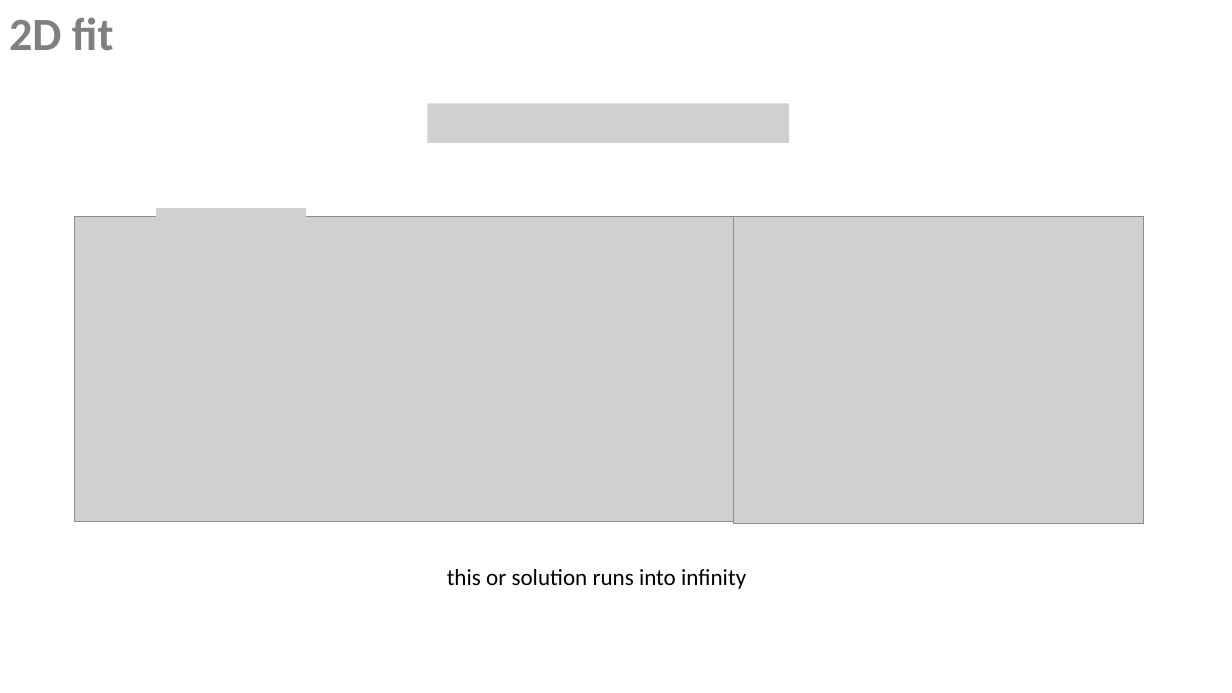
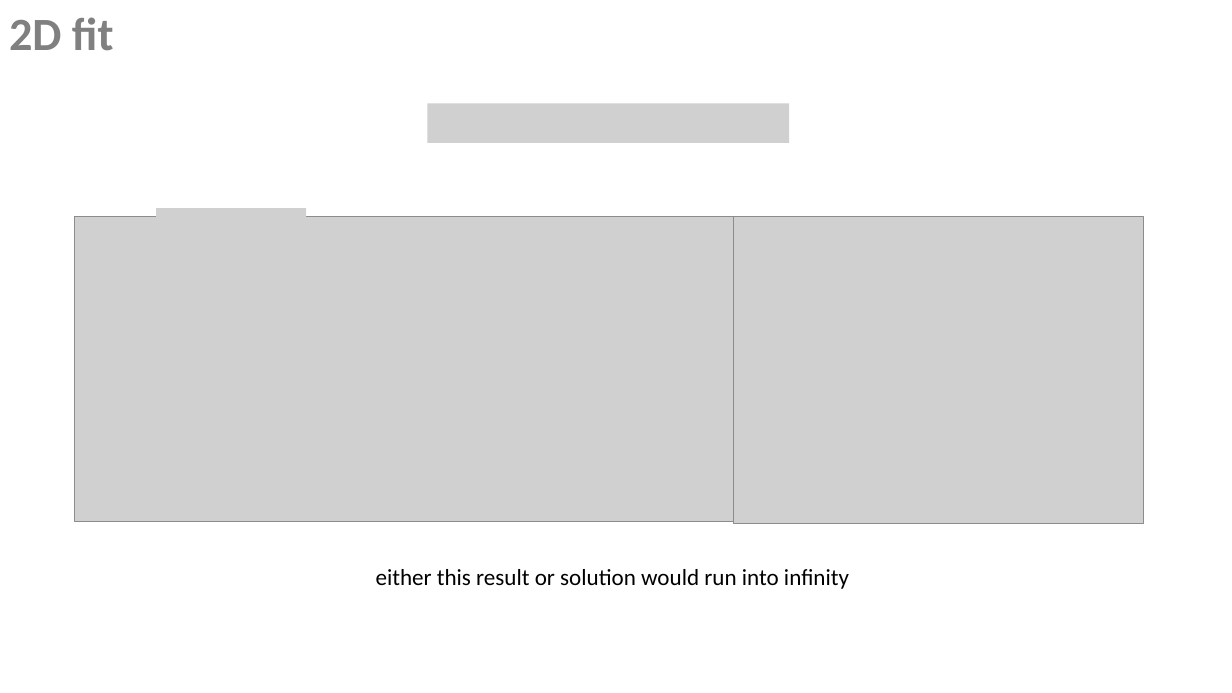
Before and after one commit to flemk/bachelor, a slide deck: slide 4 of out/09_2d_fit_nonoscillator/summary.pptx. Drawn at 1232x693 pixels with LibreOffice and Linux fonts; fonts in the diff are those of the drawing; grey boxes stand for pictures. Boxes give left, top, right and bottom in pixels: in the first picture for what was removed or moved away, otherwise in the second. Text is boxed around its words. In the diff, an @@ line names an element or a change of style, - is before the commit and + after.

```diff
--- a/out/09_2d_fit_nonoscillator/summary.pptx
+++ b/out/09_2d_fit_nonoscillator/summary.pptx
@@ text at <box>376,569,849,589</box>: text changed @@
-this or solution runs into infinity
+either this result or solution would run into infinity
```
Also in this commit, not shown: 1 other slide changed, 1 slide added, 1 other file.
